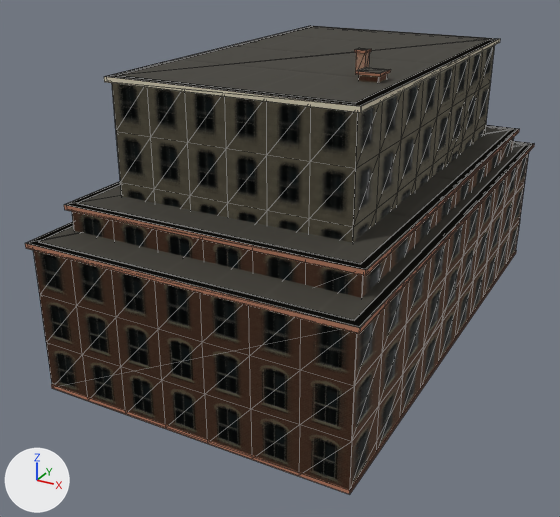
The glTF model chicago/4d/data/context/1871/kit.glb, before and after one commit.
The view is the same before and after, from a 50 mm camera at (26.3, -55.7, 31.9) aimed at (-2.1, -4.1, 6.0). The lights are fixed; the arrows at lower left show +X, +Y and +Z. The picture after the commit comes second. Mesh edges are drawn as thin lines. Vertices at exactly the same position are counted once.

Script lines for the objects in view, before the commit:
```python
me_commercial_6__far = bpy.data.meshes.new('commercial_6__far')
me_commercial_6__far.from_pydata(...)  # 16 vertices, 18 faces; spans x -9.2..9.2, y -15.2..15.2, z 0.0..22.1
me_commercial_6__far.materials.append(mat_city_context_1871_atlas)
me_commercial_6__near = bpy.data.meshes.new('commercial_6__near')
me_commercial_6__near.from_pydata(...)  # 244 vertices, 396 faces; spans x -9.3..9.3, y -15.3..15.3, z 0.0..23.7
me_commercial_6__near.materials.append(mat_city_context_1871_atlas)
me_factory__near = bpy.data.meshes.new('factory__near')
me_factory__near.from_pydata(...)  # 176 vertices, 254 faces; spans x -12.3..12.3, y -21.3..21.3, z 0.0..22.8
me_factory__near.materials.append(mat_city_context_1871_atlas)
ob_commercial_6__far = bpy.data.objects.new('commercial_6__far', me_commercial_6__far)
ob_commercial_6__far.location = (0.0, 0.0, 0.0)
ob_commercial_6__near = bpy.data.objects.new('commercial_6__near', me_commercial_6__near)
ob_commercial_6__near.location = (0.0, 0.0, 0.0)
ob_factory__near = bpy.data.objects.new('factory__near', me_factory__near)
ob_factory__near.location = (0.0, 0.0, 0.0)
# also in view: 'warehouse__near' at (0.0, 0.0, 7.5); 'warehouse__far' at (0.0, 0.0, 6.8); 'factory__far' at (0.0, 0.0, 11.4)
```
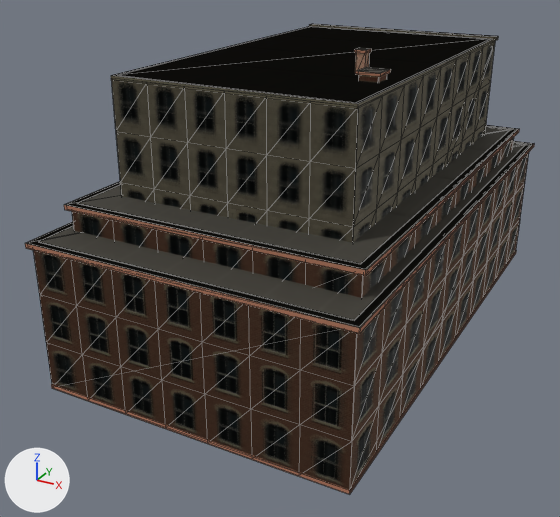
Edits to the scene script, one JSON object a line:
```json
{"block": "me_commercial_6__near", "where": "# used by ob_commercial_6__near; location = (0.0, 0.0, 0.0)"}
{"op": "remove", "block": "me_commercial_6__near", "code": "me_commercial_6__near.from_pydata(...)  # 244 vertices, 396 faces; spans x -9.3..9.3, y -15.3..15.3, z 0.0..23.7"}
{"op": "add", "block": "me_commercial_6__near", "code": "me_commercial_6__near.from_pydata(...)  # 306 vertices, 476 faces; spans x -9.1..9.1, y -15.0..15.5, z 0.0..23.7"}
{"block": "me_commercial_6__near", "change": "me_commercial_6__near part 1: the loose piece of 8 vertices spanning x -8.7..8.7, y -14.7..14.7, z 22.1..22.2 is copied, and the copy is scaled about its middle by (1.05, 0.0301, 10.3), then moved by (0.0, 15.0, 0.0); it spans x -9.1..9.1, y 14.6..15.5, z 22.0..22.3"}
{"block": "me_commercial_6__near", "change": "me_commercial_6__near part 2: the loose piece of 8 vertices spanning x -9.3..9.3, y -15.3..15.3, z 21.8..22.1 is copied, and the copy is scaled about its middle by (0.964, 0.966, 0.8), then moved by (0.0, -0.2, 0.1); it spans x -9.0..9.0, y -15.0..14.6, z 21.9..22.2"}
{"block": "me_commercial_6__near", "change": "me_commercial_6__near part 3: 8 vertices moved from x -9.3..9.3, y 14.7..15.3, z 21.8..22.2 to x -9.0..9.0, y 14.5..15.0, z 21.5..22.2; 4 vertices removed from x -9.3..9.3, y -15.3, z 21.8..22.1; 10 vertices added at x -9.0..9.0, y 14.7..15.4, z 0.0..22.0"}
{"block": "me_commercial_6__near", "change": "other edits to the shape of me_commercial_6__near do not show in these pictures"}
{"block": "me_commercial_6__far", "where": "# used by ob_commercial_6__far; location = (0.0, 0.0, 0.0)"}
{"op": "remove", "block": "me_commercial_6__far", "code": "me_commercial_6__far.from_pydata(...)  # 16 vertices, 18 faces; spans x -9.2..9.2, y -15.2..15.2, z 0.0..22.1"}
{"op": "add", "block": "me_commercial_6__far", "code": "me_commercial_6__far.from_pydata(...)  # 32 vertices, 38 faces; spans x -9.1..9.1, y -15.0..15.4, z 0.0..22.3"}
{"block": "me_commercial_6__far", "change": "me_commercial_6__far part 4: the loose piece of 8 vertices spanning x -9.2..9.2, y -15.2..15.2, z 21.8..22.1 is copied, and the copy is scaled about its middle by (0.988, 0.0263, 0.886), then moved by (0.0, 15.0, 0.2); it spans x -9.1..9.1, y 14.6..15.4, z 22.0..22.3"}
{"block": "me_commercial_6__far", "change": "me_commercial_6__far part 5: 4 vertices moved from x -9.2..9.2, y 15.2, z 21.8..22.1 to x -9.0..9.0, y 15.0, z 21.5..22.0; 4 vertices removed from x -9.2..9.2, y -15.2, z 21.8..22.1; 4 vertices added at x -9.0..9.0, y 14.7, z 21.5..22.0"}
{"block": "me_commercial_6__far", "change": "other edits to the shape of me_commercial_6__far do not show in these pictures"}
```

What differs and where, as boxes [x1, y1, x2, y2] in the pictures (560 x 517 px; the box of a moved part takes in the faces that stretch with it):
```json
{"object": "commercial_6__near", "change": "reshaped", "before": [104, 26, 500, 242], "after": [111, 24, 498, 242]}
{"object": "commercial_6__far", "change": "reshaped", "before": [108, 26, 495, 242], "after": [112, 24, 497, 242]}
{"part": 1, "of": "me_commercial_6__near", "change": "added", "after": [309, 24, 498, 41]}
{"part": 2, "of": "me_commercial_6__near", "change": "added", "after": [111, 26, 494, 109]}
{"part": 3, "of": "me_commercial_6__near", "change": "moved or reshaped", "before": [104, 26, 500, 113], "on screen": "not visible afterwards"}
{"part": 4, "of": "me_commercial_6__far", "change": "added", "after": [311, 24, 497, 41]}
{"part": 5, "of": "me_commercial_6__far", "change": "moved or reshaped", "before": [108, 26, 494, 106], "on screen": "not visible afterwards"}
```
